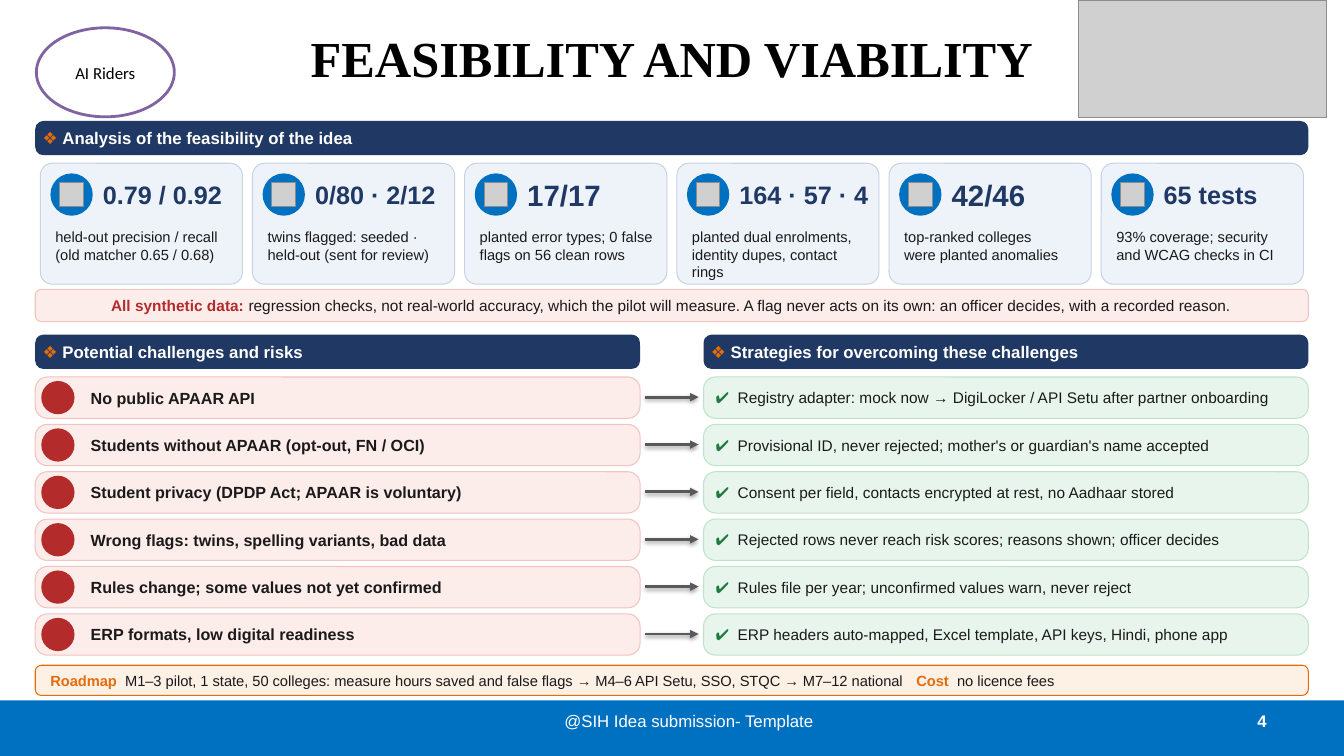
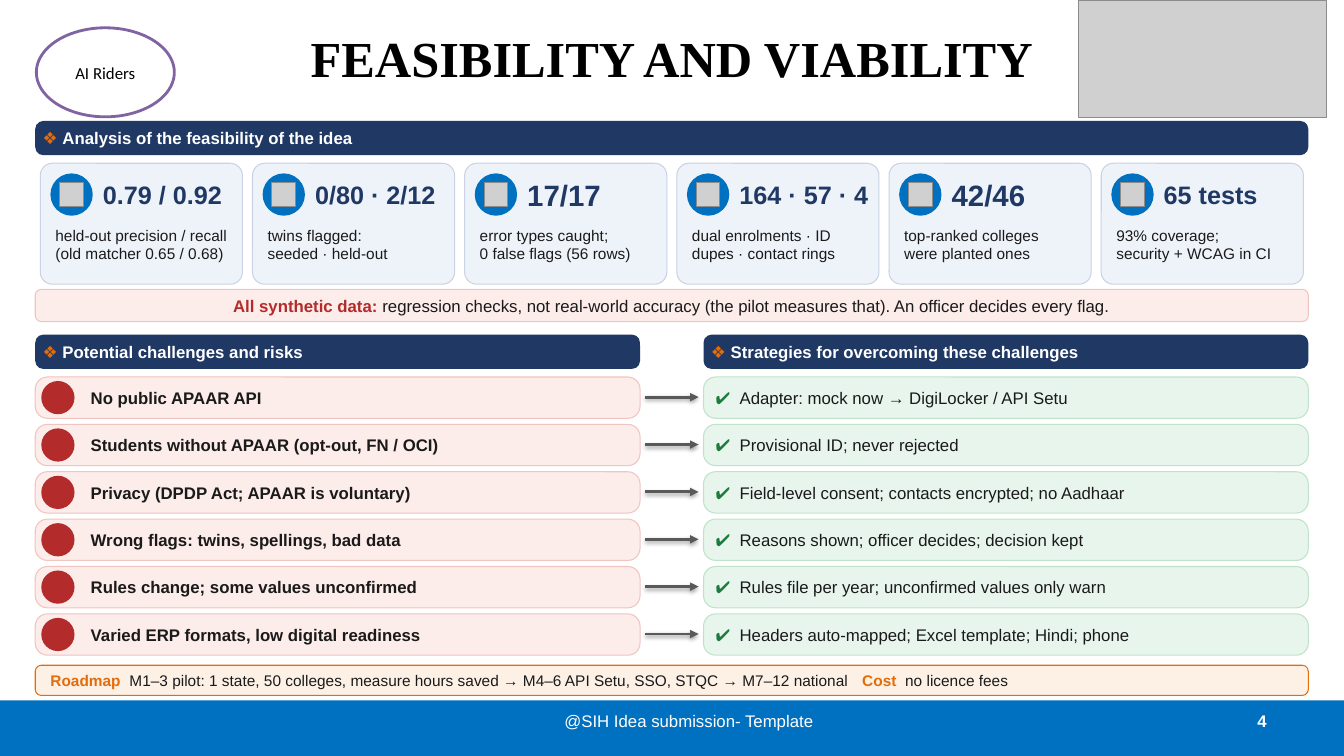
Before and after one commit to Pulkitkh/VidyaPramaan, a slide deck: slide 4 of ppt/SIH26263_AI_Riders_Idea.pptx. Drawn at 1344x756 pixels with LibreOffice and Linux fonts; fonts in the diff are those of the drawing; grey boxes stand for pictures; background and template pictures are left out. Boxes give left, top, right and bottom in pixels: in the first picture for what was removed or moved away, otherwise in the second. Text is boxed around its words. In the diff, an @@ line names an element or a change of style, - is before the commit and + after.

Commit message:
Deck: lighter slides 2, 4, 5 and 6
Shorter labels and problem/solution pairs, larger text (12 pt in the pairs,
risk rows and benefits; 11 pt minimum outside the reference list), same facts
and the same caveats.

```diff
--- a/ppt/SIH26263_AI_Riders_Idea.pptx
+++ b/ppt/SIH26263_AI_Riders_Idea.pptx
@@ text "held-out precision / recall (old ..." at <box>55,230,227,263</box>: size 10.5 to 11 pt @@
@@ text at <box>268,230,388,259</box>: text changed; size 10.5 to 11 pt @@
-twins flagged: seeded ·
-held-out (sent for review)
+twins flagged:
+seeded · held-out
@@ text at <box>480,230,631,263</box>: text changed; size 10.5 to 11 pt @@
-planted error types; 0 false
-flags on 56 clean rows
+error types caught;
+0 false flags (56 rows)
@@ text at <box>692,230,835,262</box>: text changed; size 10.5 to 11 pt @@
-planted dual enrolments,
-identity dupes, contact rings
+dual enrolments · ID
+dupes · contact rings
@@ text at <box>904,230,1039,263</box>: text changed; size 10.5 to 11 pt @@
-top-ranked colleges
-were planted anomalies
+top-ranked colleges
+were planted ones
@@ text at <box>1116,230,1271,262</box>: text changed; size 10.5 to 11 pt @@
-93% coverage; security
-and WCAG checks in CI
+93% coverage;
+security + WCAG in CI
@@ text in rounded rectangle at <box>233,300,1109,316</box>: text changed; size 11 to 12 pt @@
-All synthetic data: regression checks, not real-world accuracy, which the pilot will measure. A flag never acts on its own: an officer decides, with a recorded reason.
+All synthetic data: regression checks, not real-world accuracy (the pilot measures that). An officer decides every flag.
@@ text "No public APAAR API" at <box>91,392,262,408</box>: size 11.5 to 12 pt @@
@@ text at <box>740,392,1067,408</box>: text changed; size 11 to 12 pt @@
-✔ Registry adapter: mock now → DigiLocker / API Setu after partner onboarding
+✔ Adapter: mock now → DigiLocker / API Setu
@@ text "Students without APAAR (opt-out, FN ..." at <box>91,439,438,455</box>: size 11.5 to 12 pt @@
@@ text at <box>740,439,959,455</box>: text changed; size 11 to 12 pt @@
-✔ Provisional ID, never rejected; mother's or guardian's name accepted
+✔ Provisional ID; never rejected
@@ text at <box>91,487,410,503</box>: text changed; size 11.5 to 12 pt @@
-Student privacy (DPDP Act; APAAR is voluntary)
+Privacy (DPDP Act; APAAR is voluntary)
@@ text at <box>740,487,1124,503</box>: text changed; size 11 to 12 pt @@
-✔ Consent per field, contacts encrypted at rest, no Aadhaar stored
+✔ Field-level consent; contacts encrypted; no Aadhaar
@@ text at <box>91,534,400,550</box>: text changed; size 11.5 to 12 pt @@
-Wrong flags: twins, spelling variants, bad data
+Wrong flags: twins, spellings, bad data
@@ text at <box>740,534,1084,550</box>: text changed; size 11 to 12 pt @@
-✔ Rejected rows never reach risk scores; reasons shown; officer decides
+✔ Reasons shown; officer decides; decision kept
@@ text at <box>91,581,417,597</box>: text changed; size 11.5 to 12 pt @@
-Rules change; some values not yet confirmed
+Rules change; some values unconfirmed
@@ text at <box>740,581,1105,597</box>: text changed; size 11 to 12 pt @@
-✔ Rules file per year; unconfirmed values warn, never reject
+✔ Rules file per year; unconfirmed values only warn
@@ text at <box>91,629,420,645</box>: text changed; size 11.5 to 12 pt @@
-ERP formats, low digital readiness
+Varied ERP formats, low digital readiness
@@ text at <box>740,629,1130,645</box>: text changed; size 11 to 12 pt @@
-✔ ERP headers auto-mapped, Excel template, API keys, Hindi, phone app
+✔ Headers auto-mapped; Excel template; Hindi; phone
@@ text at <box>50,675,1008,690</box>: text changed; size 10.5 to 11 pt @@
-Roadmap M1–3 pilot, 1 state, 50 colleges: measure hours saved and false flags → M4–6 API Setu, SSO, STQC → M7–12 national Cost no licence fees
+Roadmap M1–3 pilot: 1 state, 50 colleges, measure hours saved → M4–6 API Setu, SSO, STQC → M7–12 national Cost no licence fees
```
Also in this commit, not shown: 3 other slides changed, 3 other files.
